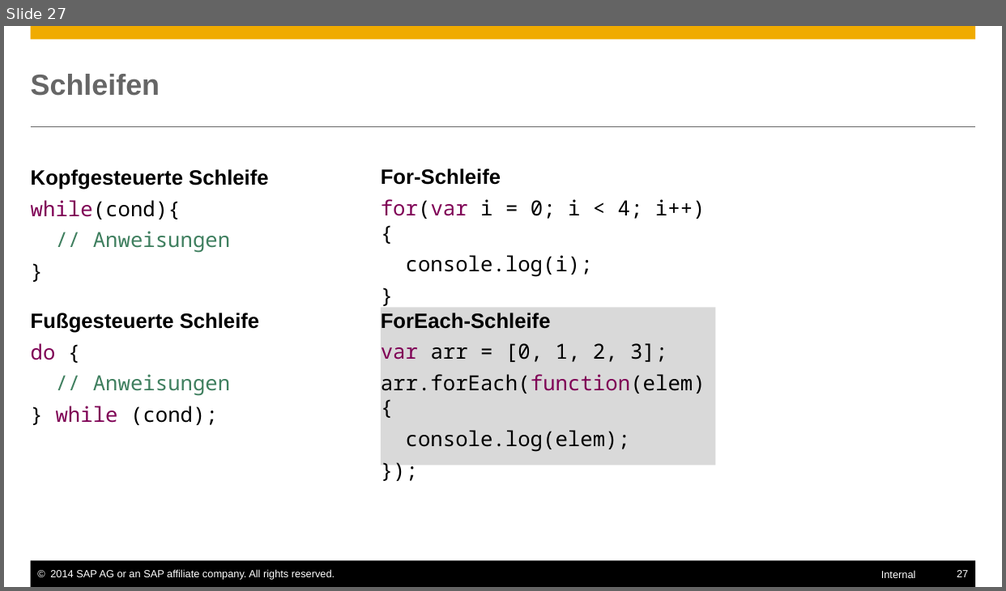
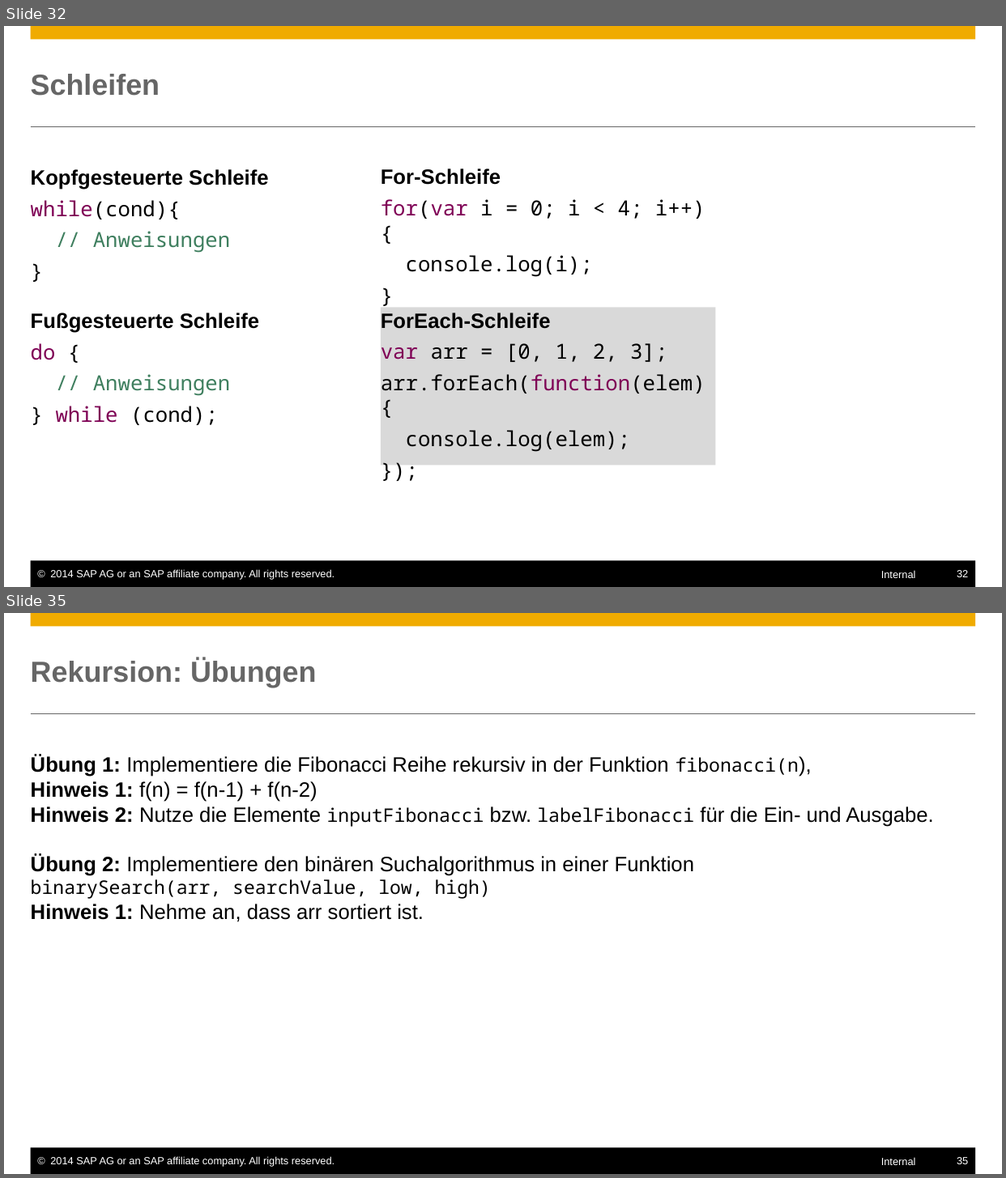
Before and after one commit to ofrendo/JSCrossCourse, a slide deck: JSCrosscourse.pptx. Shown one above the other, each under a label of ours: slide 27 before the commit, slides 32 and 35 after it; the slides between them are not shown. The pictures are 1006x591 and 1006x1178 pixels, drawn with LibreOffice and Linux fonts; fonts in the diff are those of the drawing. Boxes give left, top, right and bottom in pixels: in the first picture for what was removed or moved away, otherwise in the second. Text is boxed around its words. In the diff, an @@ line names an element or a change of style, - is before the commit and + after.

```diff
--- a/JSCrosscourse.pptx
+++ b/JSCrosscourse.pptx
@@ slide 35 added at (4,613,1002,1174), background #FFFFFF; not listed: 6 template elements that a slide beside it also shows @@
@@ title added at (31,659,316,688), 28 pt, text #666666, bold @@
+Rekursion: Übungen
@@ text added at (31,755,934,922), 20 pt, text #000000 @@
+Übung 1: Implementiere die Fibonacci Reihe rekursiv in der Funktion fibonacci(n),
+Hinweis 1: f(n) = f(n-1) + f(n-2)
+Hinweis 2: Nutze die Elemente inputFibonacci bzw. labelFibonacci für die Ein- und Ausgabe.
+Übung 2: Implementiere den binären Suchalgorithmus in einer Funktion
+binarySearch(arr, searchValue, low, high)
+Hinweis 1: Nehme an, dass arr sortiert ist.
@@ what was slide 27 is now slide 32 @@
@@ page number at (957,570,968,578): text changed @@
-27
+32
```
Also in this commit, not shown: 1 slide changed, 23 other slides added, 1 other file.
